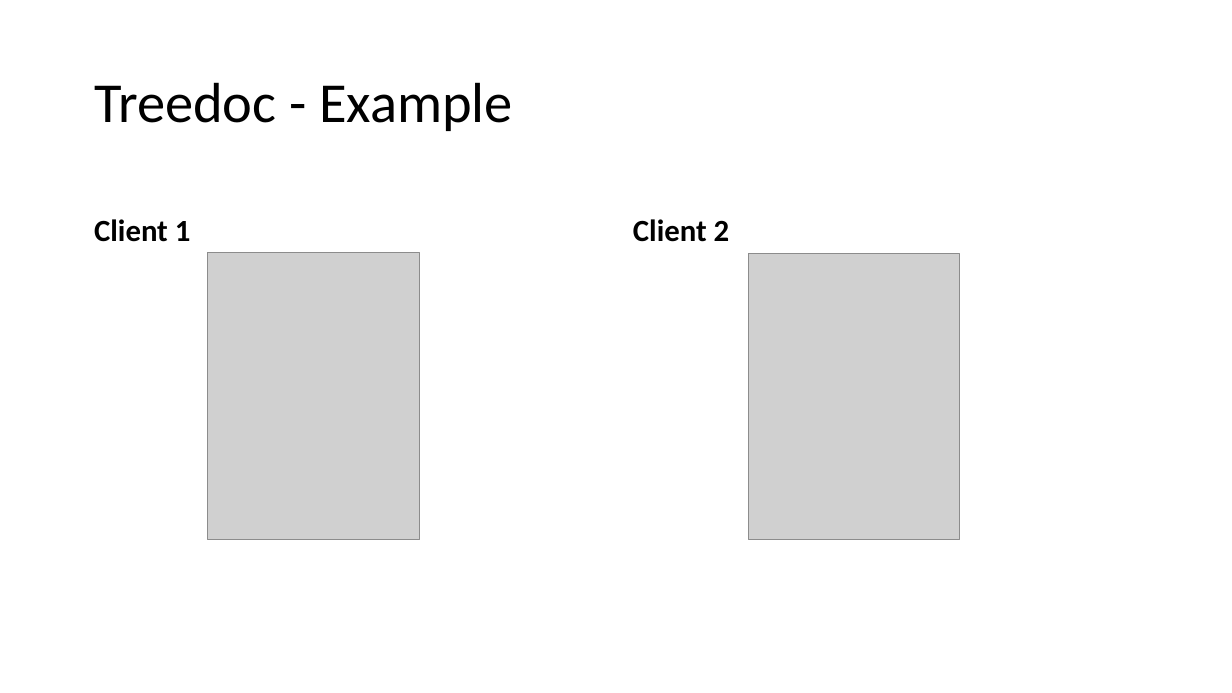
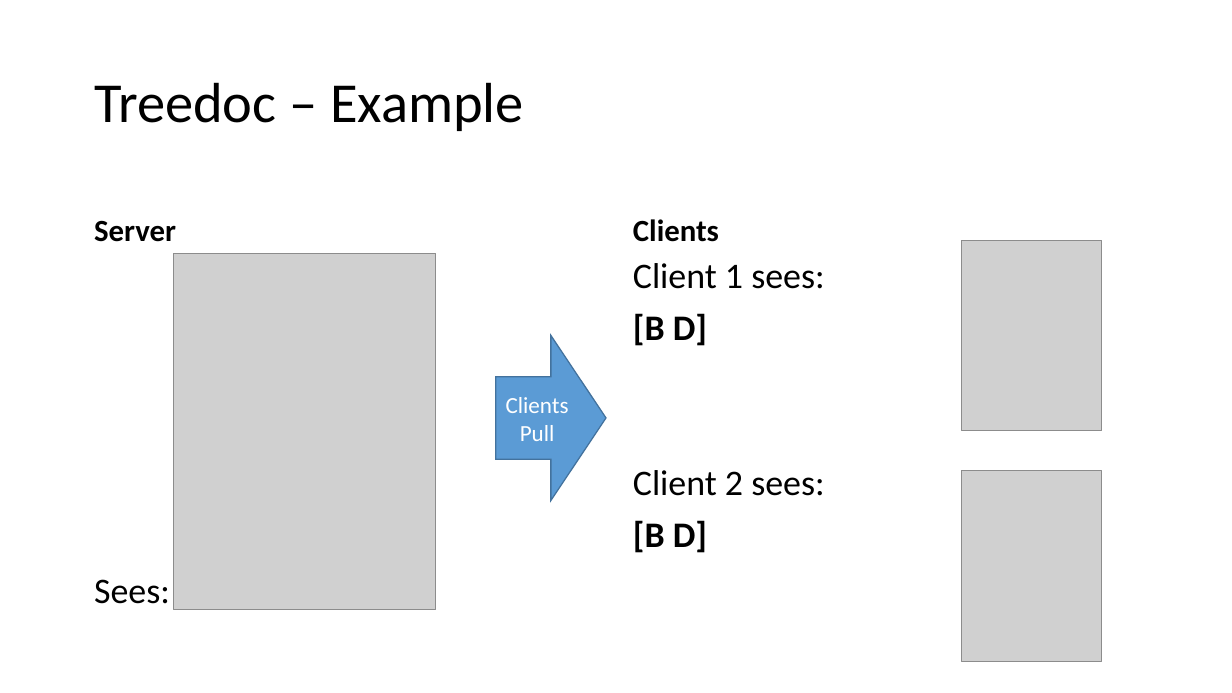
Before and after one commit to nickbradley/538b-project, a slide deck: slide 10 of p2pwiki.pptx (slide 7 before the commit). Drawn at 1232x693 pixels with LibreOffice and Linux fonts; fonts in the diff are those of the drawing; grey boxes stand for pictures. Boxes give left, top, right and bottom in pixels: in the first picture for what was removed or moved away, otherwise in the second. Text is boxed around its words. In the diff, an @@ line names an element or a change of style, - is before the commit and + after.

```diff
--- a/p2pwiki.pptx
+++ b/p2pwiki.pptx
@@ title at (94,82,524,131): text changed @@
-Treedoc - Example
+Treedoc – Example
@@ text at (94,220,176,242): text changed @@
-Client 1
+Server
@@ text at (633,219,719,242): text changed @@
-Client 2
+Clients
@@ picture added at (174,253,436,610) @@
@@ text added at (633,263,824,553), 28 pt, text #000000 @@
+Client 1 sees:
+[B D]
+Client 2 sees:
+[B D]
@@ picture: place and size @@
-picture at (749,253,959,540)
+picture at (962,240,1103,431)
@@ right arrow added at (496,335,606,501), fill #5B9BD5, outline #43739E 1 pt, 18 pt, text #FFFFFF @@
+Clients Pull
@@ picture: place and size @@
-picture at (208,252,420,540)
+picture at (962,470,1103,661)
@@ text added at (94,579,252,612), 28 pt, text #000000 @@
+Sees: [B D]
```
Also in this commit, not shown: 4 other slides changed, 7 slides added, 4 slides removed, 10 other files.
